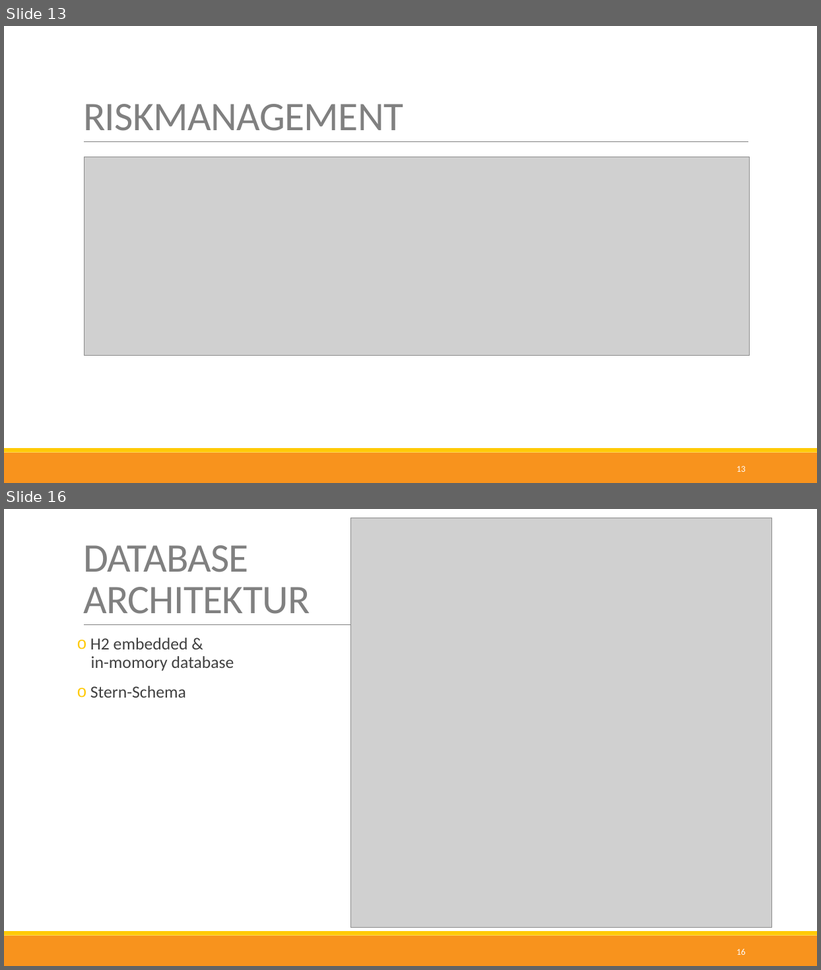
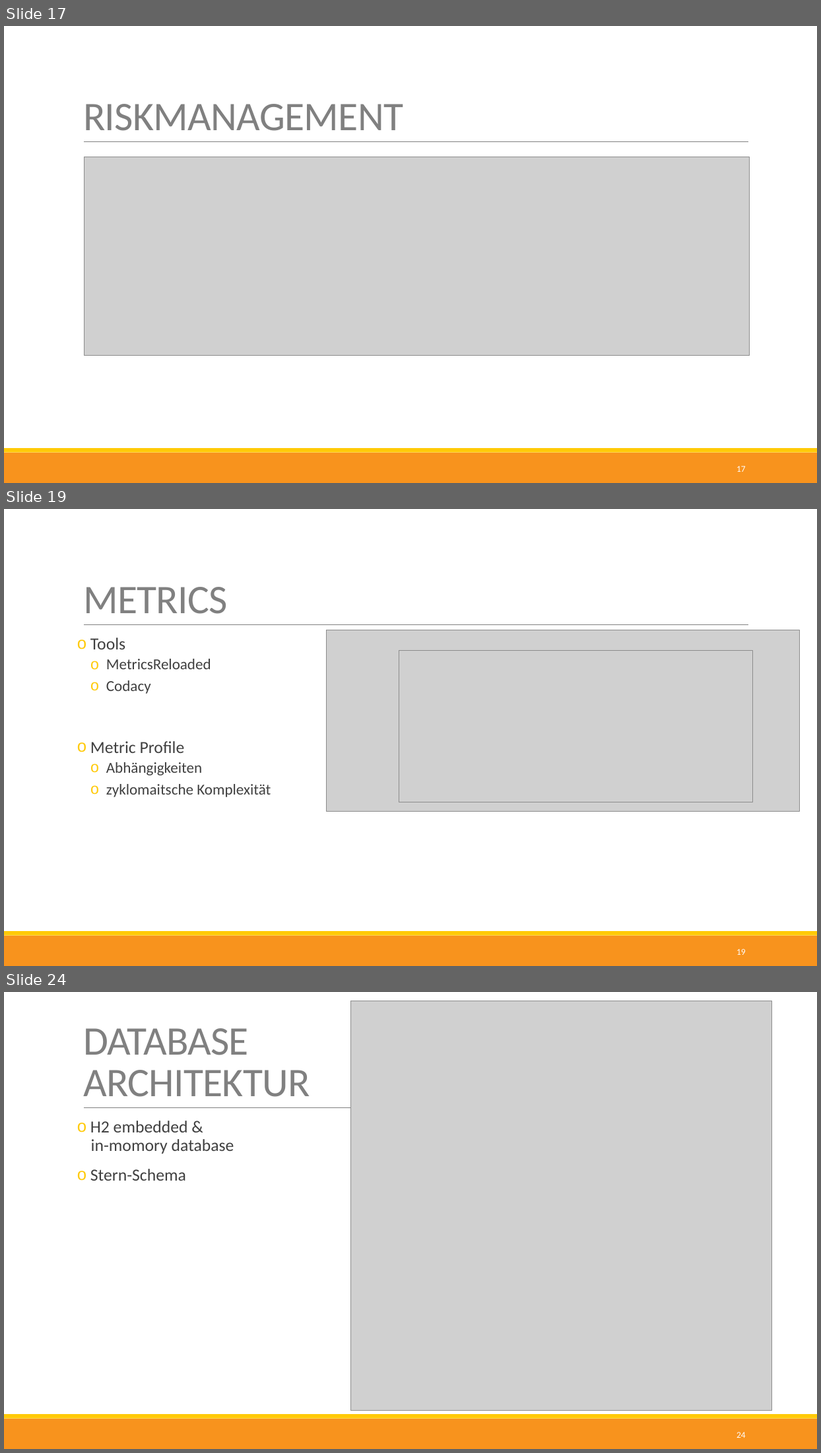
Before and after one commit to nappydevelopment/Nappy-the-ingenious-docs, a slide deck: presentation/Final/Final.pptx. Shown one above the other, each under a label of ours: slides 13 and 16 before the commit, slides 17, 19 and 24 after it; the slides between them are not shown. The pictures are 821x970 and 821x1453 pixels, drawn with LibreOffice and Linux fonts; fonts in the diff are those of the drawing; grey boxes stand for pictures. Boxes give left, top, right and bottom in pixels: in the first picture for what was removed or moved away, otherwise in the second. Text is boxed around its words. In the diff, an @@ line names an element or a change of style, - is before the commit and + after.

```diff
--- a/presentation/Final/Final.pptx
+++ b/presentation/Final/Final.pptx
@@ slide 19 added at (4,509,817,966), background #FFFFFF; not listed: 3 template elements that a slide beside it also shows @@
@@ title added at (83,587,228,614), 48 pt, text #808080 @@
+METRICS
@@ text added at (90,638,271,797), 18 pt, text #404040 @@
+o Tools
+  o MetricsReloaded
+  o Codacy
+o Metric Profile
+  o Abhängigkeiten
+  o zyklomaitsche Komplexität
@@ picture added at (327,630,800,811) @@
@@ picture added at (399,651,752,803) @@
@@ page number added at (737,949,746,955), 10.5 pt, text #FFFFFF @@
+19
@@ what was slide 13 is now slide 17 @@
@@ page number at (737,466,746,472): text changed @@
-13
+17
@@ what was slide 16 is now slide 24 @@
@@ page number at (737,1432,746,1438): text changed @@
-16
+24
```
Also in this commit, not shown: 7 slides changed, 5 other slides added, 4 slides removed, 3 other files.
